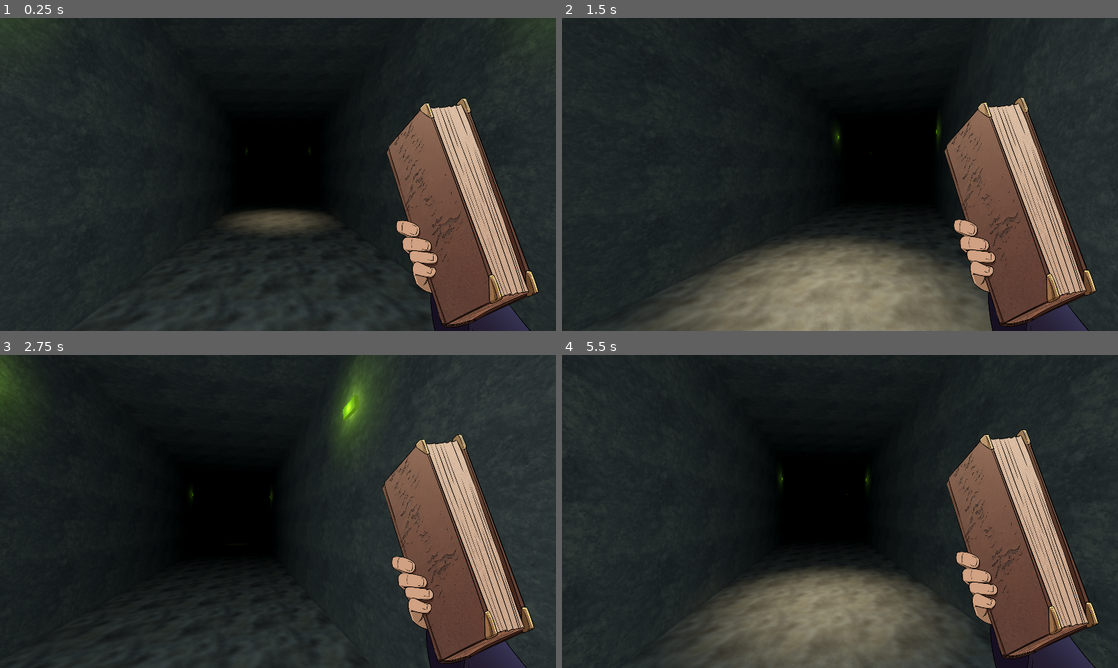
Above: before the commit, frames 1-4 (two rows, left to right).
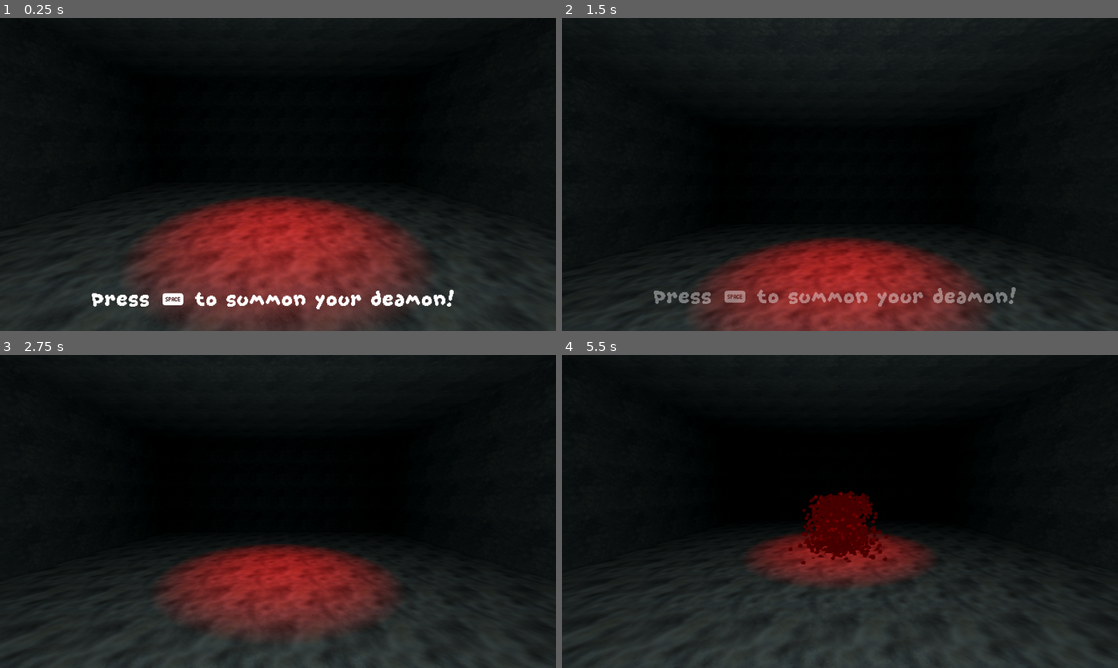
Above: after the commit, the same moments.

Repository: Bigaston/LDJam55
Game: Godot game, scene res://scenes/main.tscn
Two runs of this game, one before a commit and one after it. Both use one fixed random seed, a clock stepped at 60 frames per second and the inputs below.
Inputs (mouse positions are in pixels of both pictures, inside the frame that each line leads up to):
- Up to frame 1 (0.25 s): no input
- Up to frame 2 (1.5 s): move the mouse to (867, 174) at 0.52 s; hold W (move_forward) from 0.53 s (still down); tap Space (use_spell) at 0.6, 1.35 s; move the mouse to (812, 174) at 1.27 s
- Up to frame 3 (2.75 s): keep holding W (move_forward); move the mouse to (289, 505) at 2.02 s; tap Space (use_spell) at 2.1 s
- Up to frame 4 (5.5 s): keep holding W (move_forward); move the mouse to (834, 517) at 2.77 s; tap Space (use_spell) every 0.75 s from 2.85 to 5.1 s; move the mouse to (878, 514) at 3.52 s; move the mouse to (795, 508) at 4.27 s; move the mouse to (845, 511) at 5.02 s

The runs differ from the first frame. In frame 1, 57% of the frame differs, in the area x 0-100%, y 0-100%; in frame 2, 46%; in frame 3, 46%; in frame 4, 54%.

Commit message:
Réajout du pentacle

Diff:
--- a/scenes/game/level.tscn
+++ b/scenes/game/level.tscn
@@ -11,6 +11,7 @@
 [ext_resource type="PackedScene" uid="uid://dodkpy17ylwib" path="res://objects/Monster.tscn" id="6_royi3"]
 [ext_resource type="PackedScene" uid="uid://ge5vudlmrbfh" path="res://objects/Player.tscn" id="7_2wh5t"]
 [ext_resource type="Texture2D" uid="uid://cv6136nwumejg" path="res://resources/textures/particles/partic1.png" id="7_4nlya"]
+[ext_resource type="Texture2D" uid="uid://ersry5518ddm" path="res://resources/textures/decals/pentacle2.png" id="7_rcwp8"]
 [ext_resource type="AudioStream" uid="uid://ceka4rdr3kj7x" path="res://resources/audio/sources/music/MUS_Drums.wav" id="10_0172s"]
 [ext_resource type="AudioStream" uid="uid://diwjscrs01tcm" path="res://resources/audio/sources/music/MUS_Piano_high.wav" id="11_cniij"]
 [ext_resource type="AudioStream" uid="uid://d4mn5medmngrr" path="res://resources/audio/sources/music/MUS_Piano_low.wav" id="12_vsunl"]
@@ -388,16 +389,30 @@
 [node name="PlayerSpawn" type="Node3D" parent="StartRoom"]
 transform = Transform3D(1, 0, 0, 0, 1, 0, 0, 0, 1, 0, 0, -3)
 
+[node name="Decal" type="Decal" parent="StartRoom"]
+transform = Transform3D(1, 0, 0, 0, 1, 0, 0, 0, 1, 0, -0.963162, 5.09635)
+size = Vector3(4, 2, 4)
+texture_albedo = ExtResource("7_rcwp8")
+emission_energy = 50.0
+modulate = Color(1, 0, 0, 1)
+upper_fade = 1e-05
+
+[node name="SpotLight3D" type="SpotLight3D" parent="StartRoom"]
+transform = Transform3D(1, 0, 0, 0, -4.37114e-08, 1, 0, -1, -4.37114e-08, 0, 3.64378, 5.37831)
+light_color = Color(1, 0, 0, 1)
+light_energy = 10.0
+spot_range = 13.14
+spot_angle = 33.206
+
 [node name="Intro" type="Node3D" parent="." node_paths=PackedStringArray("monster_spawn", "player_spawn")]
 script = ExtResource("5_1ci52")
 monster_scene = ExtResource("6_royi3")
 monster_spawn = NodePath("../StartRoom/MonsterSpawn")
 player_scene = ExtResource("7_2wh5t")
 player_spawn = NodePath("../StartRoom/PlayerSpawn")
-skip_intro = true
 
 [node name="Camera3D" type="Camera3D" parent="Intro"]
-transform = Transform3D(-1, 2.20956e-07, 2.52554e-06, 0, 0.996195, -0.0871558, -2.53518e-06, -0.0871558, -0.996195, 0, 1.5, 1.3)
+transform = Transform3D(-1, -3.52828e-07, 2.51051e-06, 0, 0.990268, 0.139173, -2.53518e-06, 0.139173, -0.990268, 0, 1.5, 1.7)
 
 [node name="AnimationPlayer" type="AnimationPlayer" parent="Intro"]
 libraries = {
Not shown: 1 places in scenes/game/level.tscn that only renumber resources
